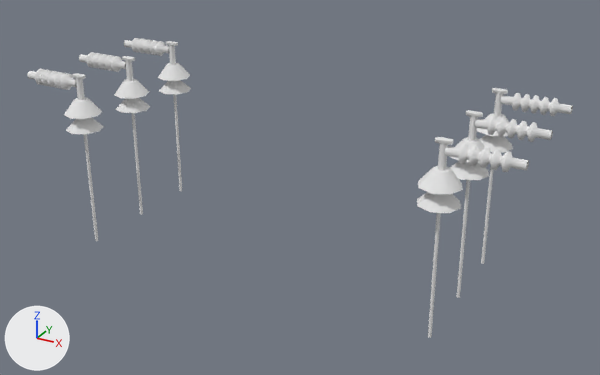
The OBJ model unity_project/Assets/Catenary/Mesh/Platforms/bridge_insulators.obj: old version first, new version second.
Camera for both pictures: a 50 mm lens placed at (2.04, -3.54, 7.76), pointed at (0.09, 0.01, 5.99). Every picture has the same lights, and +X, +Y and +Z are marked at lower left. The picture after the commit comes second. Where no turn or scale is listed for an object, it has been applied to the vertices.

Before the edit, the objects in view are built like this:
```python
ob_cantileverindulator_034 = bpy.data.objects.new('Cantileverindulator.034', me_cantileverindulator_034)
ob_cantileverindulator_034.location = (0.0, 0.0, 0.0)
ob_cantileverindulator_035 = bpy.data.objects.new('Cantileverindulator.035', me_cantileverindulator_035)
ob_cantileverindulator_035.location = (0.0, 0.0, 0.0)
ob_cantileverindulator_036 = bpy.data.objects.new('Cantileverindulator.036', me_cantileverindulator_036)
ob_cantileverindulator_036.location = (0.0, 0.0, 0.0)
ob_cantileverindulator_038 = bpy.data.objects.new('Cantileverindulator.038', me_cantileverindulator_038)
ob_cantileverindulator_038.location = (0.0, 0.0, 0.0)
ob_cantileverindulator_039 = bpy.data.objects.new('Cantileverindulator.039', me_cantileverindulator_039)
ob_cantileverindulator_039.location = (0.0, 0.0, 0.0)
ob_gantryinsulator_010 = bpy.data.objects.new('GantryInsulator.010', me_gantryinsulator_010)
ob_gantryinsulator_010.location = (0.0, 0.0, 0.0)
ob_gantryinsulator_011 = bpy.data.objects.new('GantryInsulator.011', me_gantryinsulator_011)
ob_gantryinsulator_011.location = (0.0, 0.0, 0.0)
ob_gantryinsulator_014 = bpy.data.objects.new('GantryInsulator.014', me_gantryinsulator_014)
ob_gantryinsulator_014.location = (0.0, 0.0, 0.0)
ob_gantryinsulator_015 = bpy.data.objects.new('GantryInsulator.015', me_gantryinsulator_015)
ob_gantryinsulator_015.location = (0.0, 0.0, 0.0)
# also in view: 'Cantileverindulator.037' at (-1.18, 0.0, 6.5); 'GantryInsulator.017' at (-1.0, -0.4, 6.07); 'GantryInsulator.016' at (-1.0, 0.4, 6.07)
```
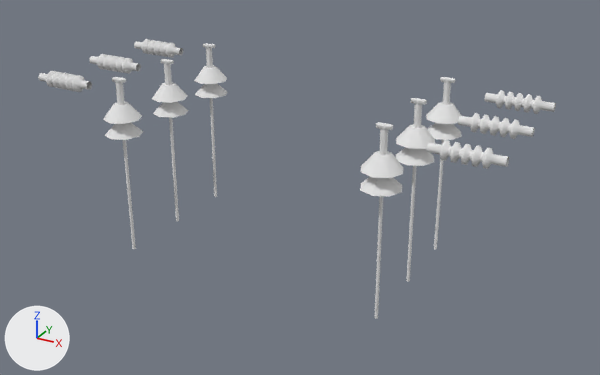
Commit message: Bridge insulators' position adjustment

Location of each change, [x1, y1, x2, y2] in pixels of the pictures (600 x 375 px):
'GantryInsulator.011', moved
    before: [417, 137, 463, 338]
    after: [360, 122, 403, 319]
'GantryInsulator.010', moved
    before: [449, 110, 489, 298]
    after: [396, 98, 435, 282]
'GantryInsulator.017', moved
    before: [64, 73, 104, 241]
    after: [103, 77, 143, 249]
'GantryInsulator.015', moved
    before: [114, 56, 150, 215]
    after: [152, 59, 189, 221]
'GantryInsulator.014', moved
    before: [477, 88, 513, 264]
    after: [426, 77, 462, 249]
'GantryInsulator.016', moved
    before: [158, 41, 191, 191]
    after: [194, 43, 227, 197]
'Cantileverindulator.035', moved
    before: [445, 143, 529, 172]
    after: [426, 140, 509, 169]
'Cantileverindulator.034', moved
    before: [475, 116, 553, 142]
    after: [458, 113, 535, 139]
'Cantileverindulator.036', moved
    before: [500, 93, 573, 116]
    after: [484, 90, 556, 114]
'Cantileverindulator.039', moved
    before: [27, 69, 76, 90]
    after: [38, 71, 92, 92]
'Cantileverindulator.038', moved
    before: [124, 38, 169, 56]
    after: [134, 39, 183, 58]

Patch to the scene script:
```diff
--- a/unity_project/Assets/Catenary/Mesh/Platforms/bridge_insulators.obj.py
+++ b/unity_project/Assets/Catenary/Mesh/Platforms/bridge_insulators.obj.py
@@ me_cantileverindulator_034 @@
-me_cantileverindulator_034.from_pydata(...)  # 176 vertices, 336 faces; spans x 1.013..1.353, y -0.046..0.046, z 6.459..6.551
+me_cantileverindulator_034.from_pydata(...)  # 176 vertices, 336 faces; spans x 0.933..1.273, y -0.046..0.046, z 6.459..6.551
+# me_cantileverindulator_034 part 1: the whole mesh is moved by (-0.08, 0.0, 0.0)
 me_cantileverindulator_034.materials.append(mat_catenary)
@@ me_cantileverindulator_035 @@
-me_cantileverindulator_035.from_pydata(...)  # 176 vertices, 336 faces; spans x 1.013..1.353, y -0.446..-0.354, z 6.459..6.551
+me_cantileverindulator_035.from_pydata(...)  # 176 vertices, 336 faces; spans x 0.933..1.273, y -0.446..-0.354, z 6.459..6.551
+# me_cantileverindulator_035 part 2: the whole mesh is moved by (-0.08, 0.0, 0.0)
 me_cantileverindulator_035.materials.append(mat_catenary)
@@ me_cantileverindulator_036 @@
-me_cantileverindulator_036.from_pydata(...)  # 176 vertices, 336 faces; spans x 1.013..1.353, y 0.354..0.446, z 6.459..6.551
+me_cantileverindulator_036.from_pydata(...)  # 176 vertices, 336 faces; spans x 0.933..1.273, y 0.354..0.446, z 6.459..6.551
+# me_cantileverindulator_036 part 3: the whole mesh is moved by (-0.08, 0.0, 0.0)
 me_cantileverindulator_036.materials.append(mat_catenary)
@@ me_cantileverindulator_038 @@
-me_cantileverindulator_038.from_pydata(...)  # 176 vertices, 336 faces; spans x -1.353..-1.013, y 0.354..0.446, z 6.459..6.551
+me_cantileverindulator_038.from_pydata(...)  # 176 vertices, 336 faces; spans x -1.273..-0.933, y 0.354..0.446, z 6.459..6.551
+# me_cantileverindulator_038 part 4: the whole mesh is moved by (0.08, 0.0, 0.0)
 me_cantileverindulator_038.materials.append(mat_catenary)
@@ me_cantileverindulator_039 @@
-me_cantileverindulator_039.from_pydata(...)  # 176 vertices, 336 faces; spans x -1.353..-1.013, y -0.446..-0.354, z 6.459..6.551
+me_cantileverindulator_039.from_pydata(...)  # 176 vertices, 336 faces; spans x -1.273..-0.933, y -0.446..-0.354, z 6.459..6.551
+# me_cantileverindulator_039 part 5: the whole mesh is moved by (0.08, 0.0, 0.0)
 me_cantileverindulator_039.materials.append(mat_catenary)
@@ me_gantryinsulator_010 @@
-me_gantryinsulator_010.from_pydata(...)  # 87 vertices, 164 faces; spans x 0.898..1.098, y -0.1..0.1, z 5.583..6.553
+me_gantryinsulator_010.from_pydata(...)  # 87 vertices, 164 faces; spans x 0.628..0.828, y -0.1..0.1, z 5.601..6.572
+# me_gantryinsulator_010 part 6: the whole mesh is moved by (-0.27, 0.0, 0.018)
 me_gantryinsulator_010.materials.append(mat_catenary)
@@ me_gantryinsulator_011 @@
-me_gantryinsulator_011.from_pydata(...)  # 87 vertices, 164 faces; spans x 0.898..1.098, y -0.5..-0.3, z 5.583..6.553
+me_gantryinsulator_011.from_pydata(...)  # 87 vertices, 164 faces; spans x 0.628..0.828, y -0.5..-0.3, z 5.601..6.572
+# me_gantryinsulator_011 part 7: the whole mesh is moved by (-0.27, 0.0, 0.018)
 me_gantryinsulator_011.materials.append(mat_catenary)
@@ me_gantryinsulator_014 @@
-me_gantryinsulator_014.from_pydata(...)  # 87 vertices, 164 faces; spans x 0.898..1.098, y 0.3..0.5, z 5.583..6.553
+me_gantryinsulator_014.from_pydata(...)  # 87 vertices, 164 faces; spans x 0.628..0.828, y 0.3..0.5, z 5.601..6.572
+# me_gantryinsulator_014 part 8: the whole mesh is moved by (-0.27, 0.0, 0.018)
 me_gantryinsulator_014.materials.append(mat_catenary)
@@ me_gantryinsulator_015 @@
-me_gantryinsulator_015.from_pydata(...)  # 87 vertices, 164 faces; spans x -1.098..-0.898, y -0.1..0.1, z 5.583..6.553
+me_gantryinsulator_015.from_pydata(...)  # 87 vertices, 164 faces; spans x -0.828..-0.628, y -0.1..0.1, z 5.601..6.572
+# me_gantryinsulator_015 part 9: the whole mesh is moved by (0.27, 0.0, 0.018)
 me_gantryinsulator_015.materials.append(mat_catenary)
@@ me_gantryinsulator_016 @@
-me_gantryinsulator_016.from_pydata(...)  # 87 vertices, 164 faces; spans x -1.098..-0.898, y 0.3..0.5, z 5.583..6.553
+me_gantryinsulator_016.from_pydata(...)  # 87 vertices, 164 faces; spans x -0.828..-0.628, y 0.3..0.5, z 5.601..6.572
+# me_gantryinsulator_016 part 10: the whole mesh is moved by (0.27, 0.0, 0.018)
 me_gantryinsulator_016.materials.append(mat_catenary)
@@ me_gantryinsulator_017 @@
-me_gantryinsulator_017.from_pydata(...)  # 87 vertices, 164 faces; spans x -1.098..-0.898, y -0.5..-0.3, z 5.583..6.553
+me_gantryinsulator_017.from_pydata(...)  # 87 vertices, 164 faces; spans x -0.828..-0.628, y -0.5..-0.3, z 5.601..6.572
+# me_gantryinsulator_017 part 11: the whole mesh is moved by (0.27, 0.0, 0.018)
 me_gantryinsulator_017.materials.append(mat_catenary)
```
